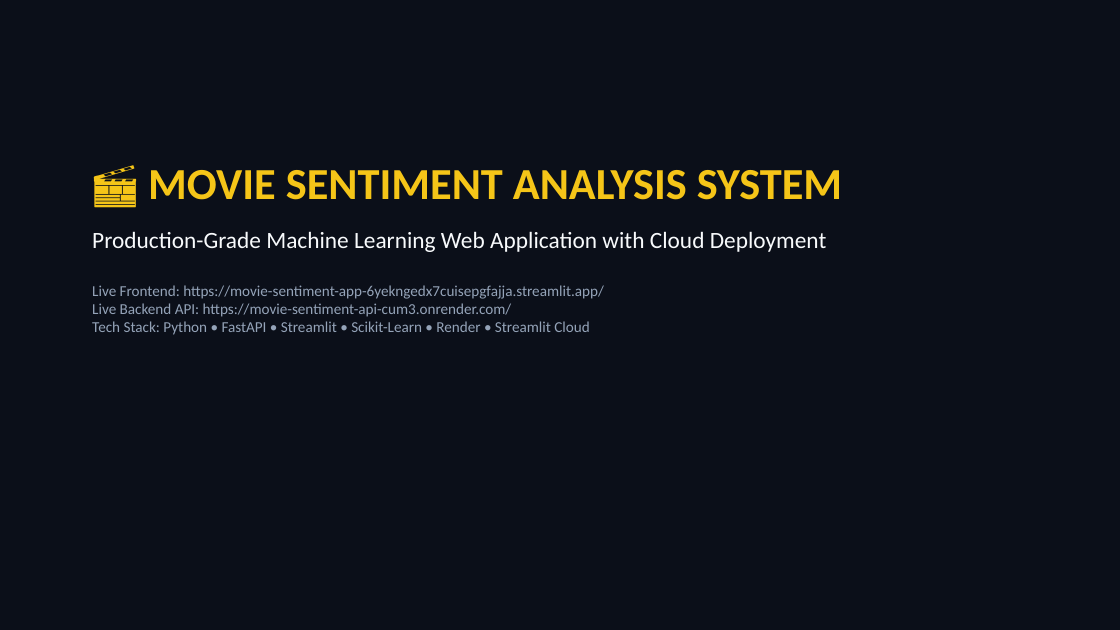
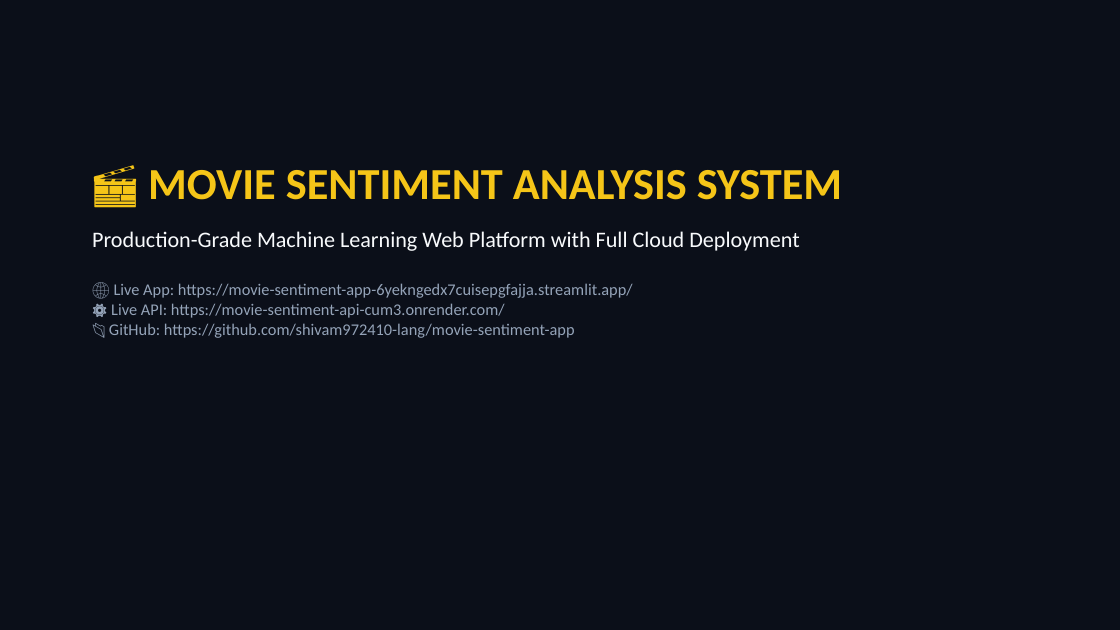
Before and after one commit to shivam972410-lang/movie-sentiment-app, a slide deck: slide 1 of Movie_Sentiment_Analysis_Presentation.pptx. Drawn at 1120x630 pixels with LibreOffice and Linux fonts; fonts in the diff are those of the drawing. Boxes give left, top, right and bottom in pixels: in the first picture for what was removed or moved away, otherwise in the second. Text is boxed around its words. In the diff, an @@ line names an element or a change of style, - is before the commit and + after.

Commit message:
docs: add real deployment & app screenshots directly embedded in presentation PPTX

```diff
--- a/Movie_Sentiment_Analysis_Presentation.pptx
+++ b/Movie_Sentiment_Analysis_Presentation.pptx
@@ text at [92,231,799,338]: text changed; size 13 to 14 pt @@
-Production-Grade Machine Learning Web Application with Cloud Deployment
-Live Frontend: https://movie-sentiment-app-6yekngedx7cuisepgfajja.streamlit.app/
-Live Backend API: https://movie-sentiment-api-cum3.onrender.com/
-Tech Stack: Python • FastAPI • Streamlit • Scikit-Learn • Render • Streamlit Cloud
+Production-Grade Machine Learning Web Platform with Full Cloud Deployment
+🌐 Live App: https://movie-sentiment-app-6yekngedx7cuisepgfajja.streamlit.app/
+⚙️ Live API: https://movie-sentiment-api-cum3.onrender.com/
+📂 GitHub: https://github.com/shivam972410-lang/movie-sentiment-app
```
Also in this commit, not shown: 2 other slides changed, 4 slides added, 4 slides removed, 4 other files.
